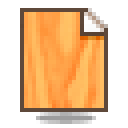
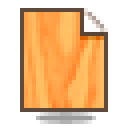
Before/after of a 128 × 128 layered artwork. What changed in the layer stack:
painted on "レイヤー 12" over 20, 8, 108, 32
painted on "レイヤー 10 のコピー" over 84, 8, 108, 32
painted on "レイヤー 10 のコピー 2" over 84, 8, 104, 24
painted on "レイヤー 10" over 84, 8, 104, 28
